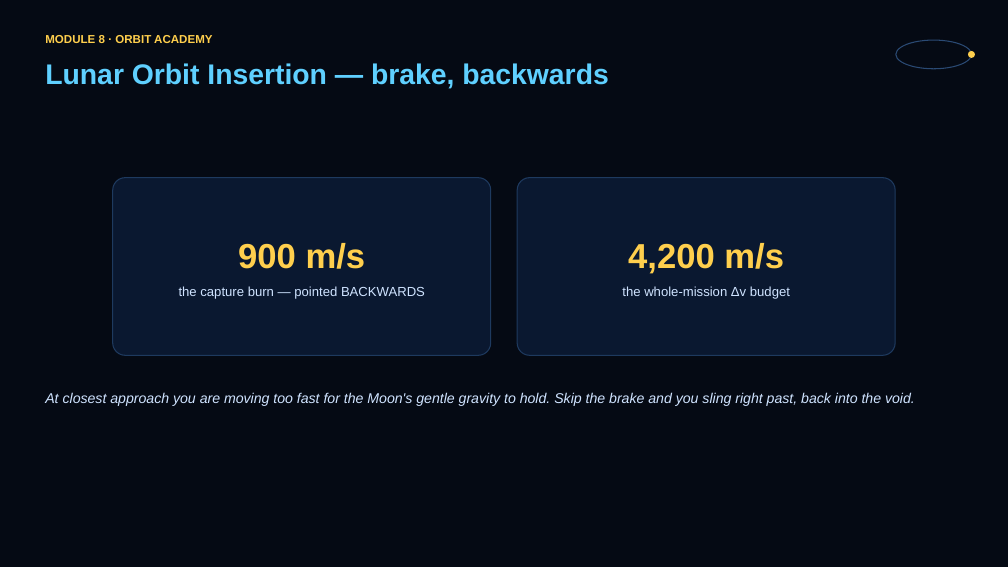
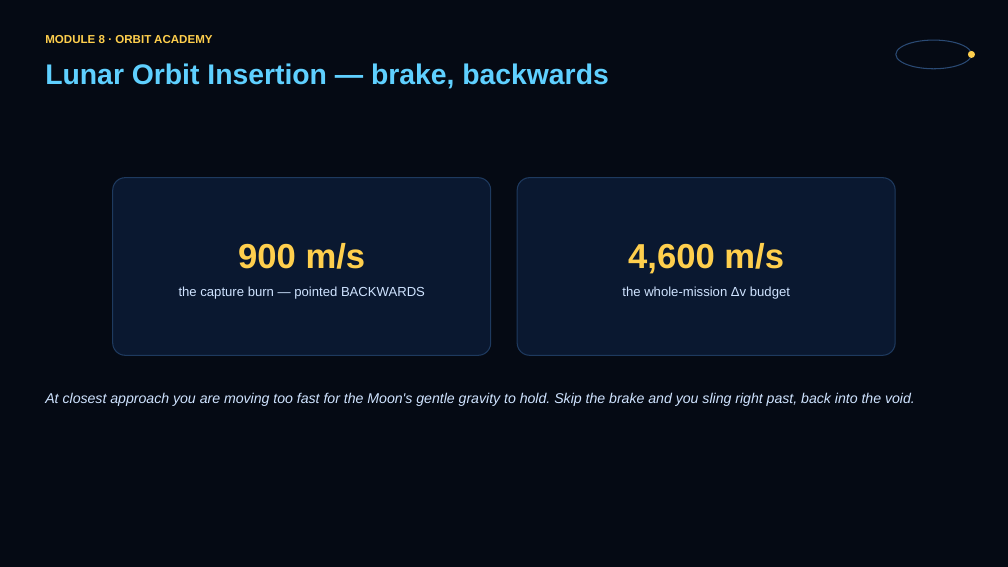
Before and after one commit to JASONSS26/orbit-academy, a slide deck: slide 5 of slides/module8.pptx. Drawn at 1008x567 pixels with LibreOffice and Linux fonts; fonts in the diff are those of the drawing. Boxes give left, top, right and bottom in pixels: in the first picture for what was removed or moved away, otherwise in the second. Text is boxed around its words. In the diff, an @@ line names an element or a change of style, - is before the commit and + after.

```diff
--- a/slides/module8.pptx
+++ b/slides/module8.pptx
@@ text at <box>628,243,784,274</box>: text changed @@
-4,200 m/s
+4,600 m/s
```
Also in this commit, not shown: 1 other slide changed, 7 other files.
